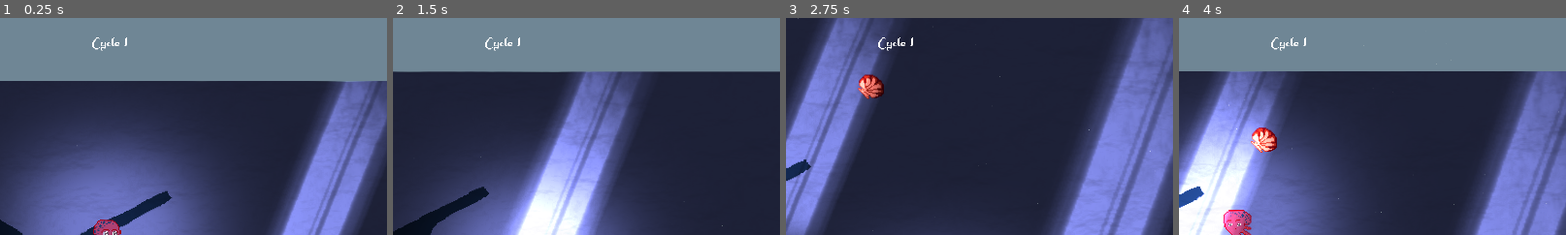
Above: before the commit, frames 1-4 (left to right).
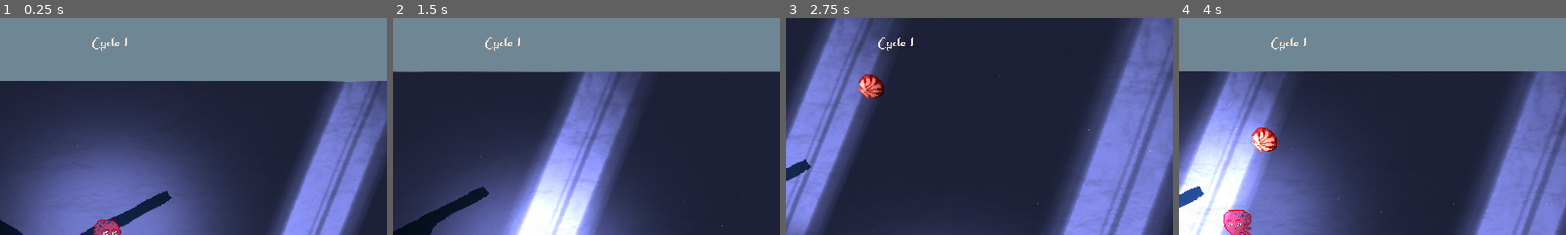
Above: after the commit, the same moments.

Repository: alfroids/tidal-storm
Game: Godot game, scene res://scenes/levels/main.tscn
Same seed, same stepped clock (60 frames per second), same inputs: the game is played once before the commit and once after it.
Inputs:
- Up to frame 1 (0.25 s): no input
- Up to frame 2 (1.5 s): hold D (move_right) 0.53-1.28 s; tap Space (dash) at 0.6, 1.35 s; hold S (move_down) from 1.28 s (still down)
- Up to frame 3 (2.75 s): release S (move_down) at 2.03 s; hold D (move_right) from 2.03 s (still down); tap Space (dash) at 2.1 s
- Up to frame 4 (4 s): release D (move_right) at 2.78 s; hold W (move_up) 2.78-3.53 s; tap Space (dash) at 2.85, 3.6 s; hold A (move_left) from 3.53 s (still down)
The pictures show only the part of the screen within x 36-86%, y 0-50%; the shares and areas given below are measured in that part.

The runs differ from the first frame. In frame 1, 0.1% of the frame differs, in the area x 23-33%, y 8-16%; in frame 2, 0.1%; in frame 3, 0.1%; in frame 4, 0.1%.

Commit message:
Overall text color changes

Diff:
--- a/scenes/UI/game-info/game_info.tscn
+++ b/scenes/UI/game-info/game_info.tscn
@@ -53,6 +53,7 @@
 [node name="CycleLabel" type="Label" parent="MarginContainer"]
 layout_mode = 2
 size_flags_vertical = 0
+theme_override_colors/font_color = Color(0.945098, 0.890196, 0.827451, 1)
 theme_override_fonts/font = ExtResource("2_dcw0k")
 theme_override_font_sizes/font_size = 42
 text = "Cycle 00"
--- a/scenes/UI/game-over/game_over.tscn
+++ b/scenes/UI/game-over/game_over.tscn
@@ -44,6 +44,7 @@
 [node name="Label" type="Label" parent="MarginContainer/Panel/MarginContainer"]
 layout_mode = 2
 size_flags_vertical = 0
+theme_override_colors/font_color = Color(0.945098, 0.890196, 0.827451, 1)
 theme_override_fonts/font = ExtResource("1_u66f2")
 theme_override_font_sizes/font_size = 65
 text = "GAME OVER"
@@ -77,6 +78,7 @@
 custom_minimum_size = Vector2(0, 95)
 layout_mode = 2
 size_flags_vertical = 6
+theme_override_colors/font_color = Color(0.945098, 0.890196, 0.827451, 1)
 theme_override_fonts/font = ExtResource("3_7kf4p")
 theme_override_font_sizes/font_size = 42
 text = "00 items collected"
@@ -90,6 +92,7 @@
 custom_minimum_size = Vector2(0, 95)
 layout_mode = 2
 size_flags_vertical = 6
+theme_override_colors/font_color = Color(0.945098, 0.890196, 0.827451, 1)
 theme_override_fonts/font = ExtResource("3_7kf4p")
 theme_override_font_sizes/font_size = 42
 text = "00 seconds spent in the storm"
@@ -101,6 +104,12 @@
 [node name="PlayAgainButton" type="Button" parent="MarginContainer/Panel/MarginContainer/Panel/MarginContainer/VBoxContainer"]
 layout_mode = 2
 size_flags_vertical = 3
+theme_override_colors/font_disabled_color = Color(0.945098, 0.890196, 0.827451, 1)
+theme_override_colors/font_hover_pressed_color = Color(0.945098, 0.890196, 0.827451, 1)
+theme_override_colors/font_hover_color = Color(0.945098, 0.890196, 0.827451, 1)
+theme_override_colors/font_pressed_color = Color(0.945098, 0.890196, 0.827451, 1)
+theme_override_colors/font_focus_color = Color(0.945098, 0.890196, 0.827451, 1)
+theme_override_colors/font_color = Color(0.945098, 0.890196, 0.827451, 1)
 theme_override_fonts/font = ExtResource("3_7kf4p")
 theme_override_font_sizes/font_size = 42
 text = "Play Again"
@@ -108,6 +117,12 @@
 [node name="QuitButton" type="Button" parent="MarginContainer/Panel/MarginContainer/Panel/MarginContainer/VBoxContainer"]
 layout_mode = 2
 size_flags_vertical = 3
+theme_override_colors/font_disabled_color = Color(0.945098, 0.890196, 0.827451, 1)
+theme_override_colors/font_hover_pressed_color = Color(0.945098, 0.890196, 0.827451, 1)
+theme_override_colors/font_hover_color = Color(0.945098, 0.890196, 0.827451, 1)
+theme_override_colors/font_pressed_color = Color(0.945098, 0.890196, 0.827451, 1)
+theme_override_colors/font_focus_color = Color(0.945098, 0.890196, 0.827451, 1)
+theme_override_colors/font_color = Color(0.945098, 0.890196, 0.827451, 1)
 theme_override_fonts/font = ExtResource("3_7kf4p")
 theme_override_font_sizes/font_size = 42
 text = "Quit to Desktop"
--- a/scenes/UI/pause-menu/pause_menu.tscn
+++ b/scenes/UI/pause-menu/pause_menu.tscn
@@ -48,6 +48,7 @@
 [node name="Label" type="Label" parent="Panel/MarginContainer/VBoxContainer"]
 layout_mode = 2
 size_flags_vertical = 6
+theme_override_colors/font_color = Color(0.945098, 0.890196, 0.827451, 1)
 theme_override_fonts/font = ExtResource("2_q2eu3")
 theme_override_font_sizes/font_size = 52
 text = "Paused"
@@ -57,6 +58,12 @@
 [node name="ReturnButton" type="Button" parent="Panel/MarginContainer/VBoxContainer"]
 layout_mode = 2
 size_flags_vertical = 3
+theme_override_colors/font_disabled_color = Color(0.945098, 0.890196, 0.827451, 1)
+theme_override_colors/font_hover_pressed_color = Color(0.945098, 0.890196, 0.827451, 1)
+theme_override_colors/font_hover_color = Color(0.945098, 0.890196, 0.827451, 1)
+theme_override_colors/font_pressed_color = Color(0.945098, 0.890196, 0.827451, 1)
+theme_override_colors/font_focus_color = Color(0.945098, 0.890196, 0.827451, 1)
+theme_override_colors/font_color = Color(0.945098, 0.890196, 0.827451, 1)
 theme_override_fonts/font = ExtResource("3_c7o1l")
 theme_override_font_sizes/font_size = 42
 text = "Return to Game"
@@ -64,6 +71,12 @@
 [node name="RestartButton" type="Button" parent="Panel/MarginContainer/VBoxContainer"]
 layout_mode = 2
 size_flags_vertical = 3
+theme_override_colors/font_disabled_color = Color(0.945098, 0.890196, 0.827451, 1)
+theme_override_colors/font_hover_pressed_color = Color(0.945098, 0.890196, 0.827451, 1)
+theme_override_colors/font_hover_color = Color(0.945098, 0.890196, 0.827451, 1)
+theme_override_colors/font_pressed_color = Color(0.945098, 0.890196, 0.827451, 1)
+theme_override_colors/font_focus_color = Color(0.945098, 0.890196, 0.827451, 1)
+theme_override_colors/font_color = Color(0.945098, 0.890196, 0.827451, 1)
 theme_override_fonts/font = ExtResource("3_c7o1l")
 theme_override_font_sizes/font_size = 42
 text = "Restart Game"
@@ -71,6 +84,12 @@
 [node name="QuitButton" type="Button" parent="Panel/MarginContainer/VBoxContainer"]
 layout_mode = 2
 size_flags_vertical = 3
+theme_override_colors/font_disabled_color = Color(0.945098, 0.890196, 0.827451, 1)
+theme_override_colors/font_hover_pressed_color = Color(0.945098, 0.890196, 0.827451, 1)
+theme_override_colors/font_hover_color = Color(0.945098, 0.890196, 0.827451, 1)
+theme_override_colors/font_pressed_color = Color(0.945098, 0.890196, 0.827451, 1)
+theme_override_colors/font_focus_color = Color(0.945098, 0.890196, 0.827451, 1)
+theme_override_colors/font_color = Color(0.945098, 0.890196, 0.827451, 1)
 theme_override_fonts/font = ExtResource("3_c7o1l")
 theme_override_font_sizes/font_size = 42
 text = "Quit to Desktop"
